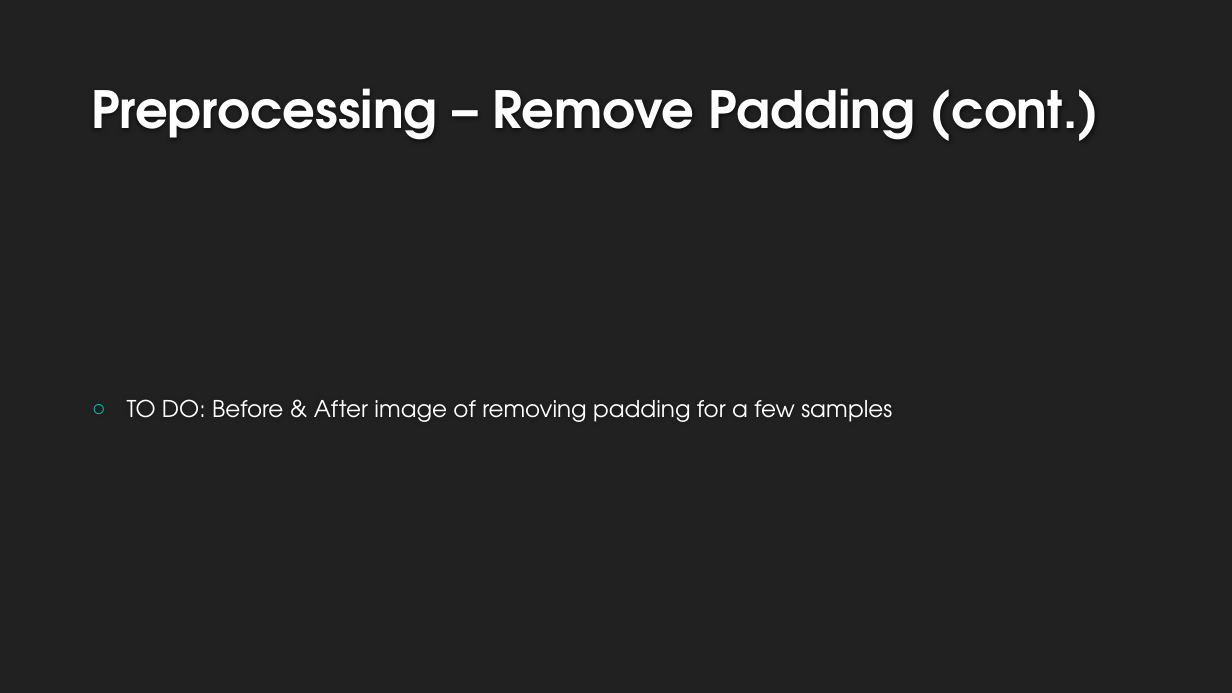
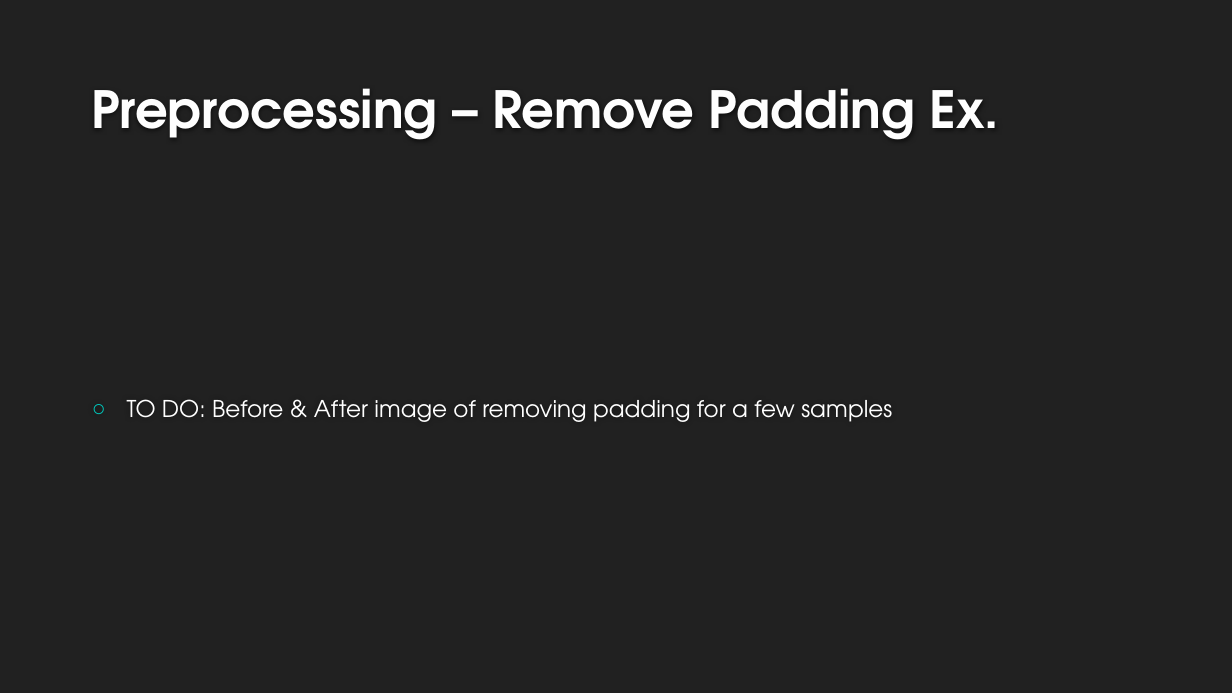
Before and after one commit to landonbuell/Buell-Masters-Project, a slide deck: slide 8 of milestones/BUELL_ENGR6970_Milestone04.pptx. Drawn at 1232x693 pixels with LibreOffice and Linux fonts; fonts in the diff are those of the drawing; background and template pictures are left out. Boxes give left, top, right and bottom in pixels: in the first picture for what was removed or moved away, otherwise in the second. Text is boxed around its words. In the diff, an @@ line names an element or a change of style, - is before the commit and + after.

```diff
--- a/milestones/BUELL_ENGR6970_Milestone04.pptx
+++ b/milestones/BUELL_ENGR6970_Milestone04.pptx
@@ title at (x1=91, y1=88, x2=999, y2=140): text changed @@
-Preprocessing – Remove Padding (cont.)
+Preprocessing – Remove Padding Ex.
```
Also in this commit, not shown: 12 other slides changed, 5 slides added, 2 other files.
